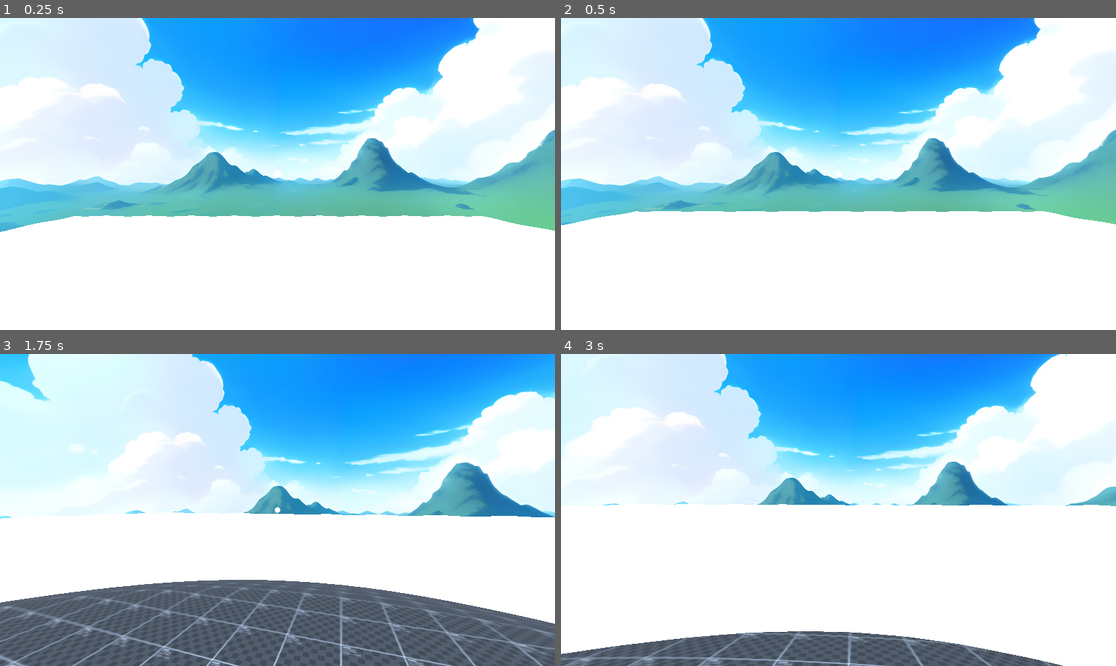
Above: before the commit, frames 1-4 (two rows, left to right).
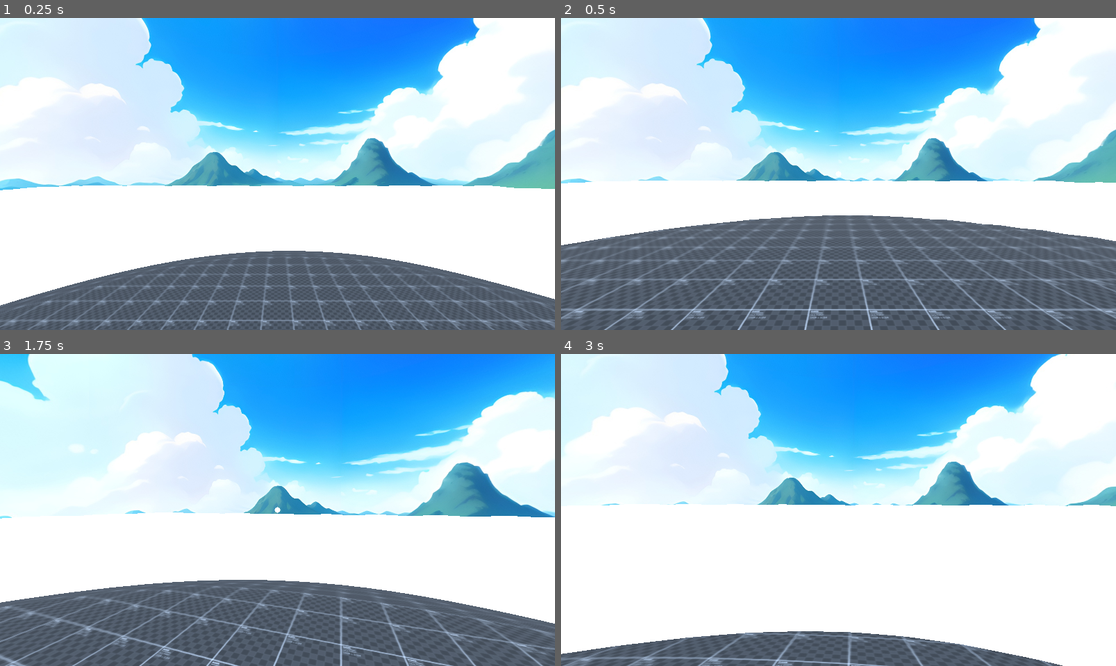
Above: after the commit, the same moments.

Repository: dairycultist/New-Hand-in-Mootown
Game: Godot game, scene res://world.tscn
The game is run twice, just before and just after one commit, with the same random seed, the same clock (stepped at 60 frames per second) and the same inputs.
Inputs (mouse positions are in pixels of both pictures, inside the frame that each line leads up to):
- Up to frame 1 (0.25 s): no input
- Up to frame 2 (0.5 s): no input
- Up to frame 3 (1.75 s): tap Enter (ui_accept) at 0.5, 0.77, 1.52 s; move the mouse to (305, 510) at 0.52 s; hold E (interact) 0.53-1.28 s; hold W (walk_up) from 0.53 s (still down); move the mouse to (249, 510) at 1.27 s; tap E (interact) at 1.35 s
- Up to frame 4 (3 s): keep holding W (walk_up); move the mouse to (849, 503) at 2.02 s; hold E (interact) 2.03-2.78 s; move the mouse to (832, 516) at 2.77 s; tap E (interact) at 2.85 s

The runs differ from the first frame. In frame 1, 30% of the frame differs, in the area x 0-100%, y 48-100%; in frame 2, 44%; in frame 3, less than 0.1%; in frame 4, less than 0.1%.

Commit message:
Add chip_cube unique mat; make looking at a rigidbody change the crosshair

Diff:
--- a/player_controller.gd
+++ b/player_controller.gd
@@ -15,13 +15,31 @@
 
 var camera_pitch := 0.0
 var held : RigidBody3D
+var looking_holdable : RigidBody3D
 
 func _ready() -> void:
 	Input.set_mouse_mode(Input.MOUSE_MODE_CAPTURED)
+	crosshair.material.set("shader_parameter/size", 0.02)
 
 func _process(delta: float) -> void:
 
-	crosshair.material.set("shader_parameter/size", lerpf(crosshair.material.get("shader_parameter/size"), 0.2 if held else 0.02, delta * 10))
+	var ray_result = get_world_3d().direct_space_state.intersect_ray(
+		PhysicsRayQueryParameters3D.create(camera.global_position, hold_anchor.global_position)
+	)
+
+	if ray_result.has("collider") and ray_result.collider is RigidBody3D:
+		looking_holdable = ray_result.collider
+	else:
+		looking_holdable = null
+
+	crosshair.material.set(
+		"shader_parameter/size",
+		lerpf(
+			crosshair.material.get("shader_parameter/size"),
+			0.2 if held else 0.1 if looking_holdable else 0.02,
+			delta * 15
+		)
+	)
 
 	if held != null:
 		# apply force that is the difference in position
@@ -51,21 +69,16 @@
 
 	if (event.is_action_pressed("interact")):
 
-		var ray_result = get_world_3d().direct_space_state.intersect_ray(
-			PhysicsRayQueryParameters3D.create(camera.global_position, hold_anchor.global_position)
-		)
-
-		if ray_result.has("collider") and ray_result.collider is RigidBody3D:
-			held = ray_result.collider
+		if looking_holdable:
+			held = looking_holdable
 			held.linear_damp = 10
 
-			if "can_float" in ray_result.collider:
-				ray_result.collider.can_float = false
+			if "can_float" in held:
+				held.can_float = false
 
 	if (event.is_action_released("interact")):
 
 		if held:
-
 			if "can_float" in held:
 				held.can_float = true
 
--- a/rigidbodies/chip.gd
+++ b/rigidbodies/chip.gd
@@ -3,7 +3,8 @@
 const MESH_CUBE = preload("res://rigidbodies/chip_cube.obj")
 const MESH_TETRAHEDRON = preload("res://rigidbodies/chip_tetrahedron.obj")
 
-const MATERIAL = preload("res://rigidbodies/chip_tetrahedron.tres")
+const MAT_CUBE = preload("res://rigidbodies/chip_cube.tres")
+const MAT_TETRAHEDRON = preload("res://rigidbodies/chip_tetrahedron.tres")
 
 func _ready() -> void:
 
@@ -17,17 +18,17 @@
 	#mesh.mesh = SphereMesh.new()
 	#collider.shape = SphereShape3D.new()
 
-	mesh.material_override = MATERIAL
-
 	mass = 1
 
 	match rand.randi_range(0, 1):
 		0:
 			mesh.mesh = MESH_CUBE
 			collider.shape = BoxShape3D.new()
+			mesh.material_override = MAT_CUBE
 		1:
 			mesh.mesh = MESH_TETRAHEDRON
 
 			var shape := ConvexPolygonShape3D.new()
 			shape.points = MESH_TETRAHEDRON.surface_get_arrays(0)[0]
 			collider.shape = shape
+			mesh.material_override = MAT_TETRAHEDRON
--- /dev/null
+++ b/rigidbodies/chip_cube.tres
@@ -0,0 +1,22 @@
+[gd_resource type="ShaderMaterial" load_steps=4 format=3 uid="uid://do0hwtl2fn30j"]
+
+[ext_resource type="Shader" uid="uid://dreb3dxpxd1dg" path="res://rigidbodies/chip.gdshader" id="1_0iv5t"]
+
+[sub_resource type="FastNoiseLite" id="FastNoiseLite_gbkwn"]
+noise_type = 3
+frequency = 0.04
+fractal_octaves = 2
+fractal_lacunarity = 2.8
+fractal_gain = 3.0
+
+[sub_resource type="NoiseTexture3D" id="NoiseTexture3D_2ugd3"]
+seamless = true
+seamless_blend_skirt = 1.0
+noise = SubResource("FastNoiseLite_gbkwn")
+
+[resource]
+render_priority = 0
+shader = ExtResource("1_0iv5t")
+shader_parameter/color1 = Color(0.971952, 0.645118, 0, 1)
+shader_parameter/color2 = Color(1, 0.802595, 0.280832, 1)
+shader_parameter/noise = SubResource("NoiseTexture3D_2ugd3")
--- a/world.tscn
+++ b/world.tscn
@@ -43,7 +43,7 @@
 [node name="World" type="Node3D"]
 
 [node name="Player" type="CharacterBody3D" parent="." node_paths=PackedStringArray("crosshair", "hold_anchor", "camera")]
-transform = Transform3D(1, 0, 0, 0, 1, 0, 0, 0, 1, 0, 20, 0)
+transform = Transform3D(1, 0, 0, 0, 1, 0, 0, 0, 1, 0, 5, 0)
 script = ExtResource("1_fj7yv")
 crosshair = NodePath("../Crosshair/Panel")
 hold_anchor = NodePath("Camera3D/Hold Anchor")
@@ -68,7 +68,7 @@
 transform = Transform3D(1, 0, 0, 0, 0.707107, 0.707107, 0, -0.707107, 0.707107, 0, 0, 0)
 
 [node name="DebugSpawner" type="Node3D" parent="."]
-transform = Transform3D(1, 0, 0, 0, 1, 0, 0, 0, 1, 5, 20, 0)
+transform = Transform3D(1, 0, 0, 0, 1, 0, 0, 0, 1, 5, 5, 0)
 script = ExtResource("3_tlwt5")
 
 [node name="Crosshair" type="Control" parent="."]
